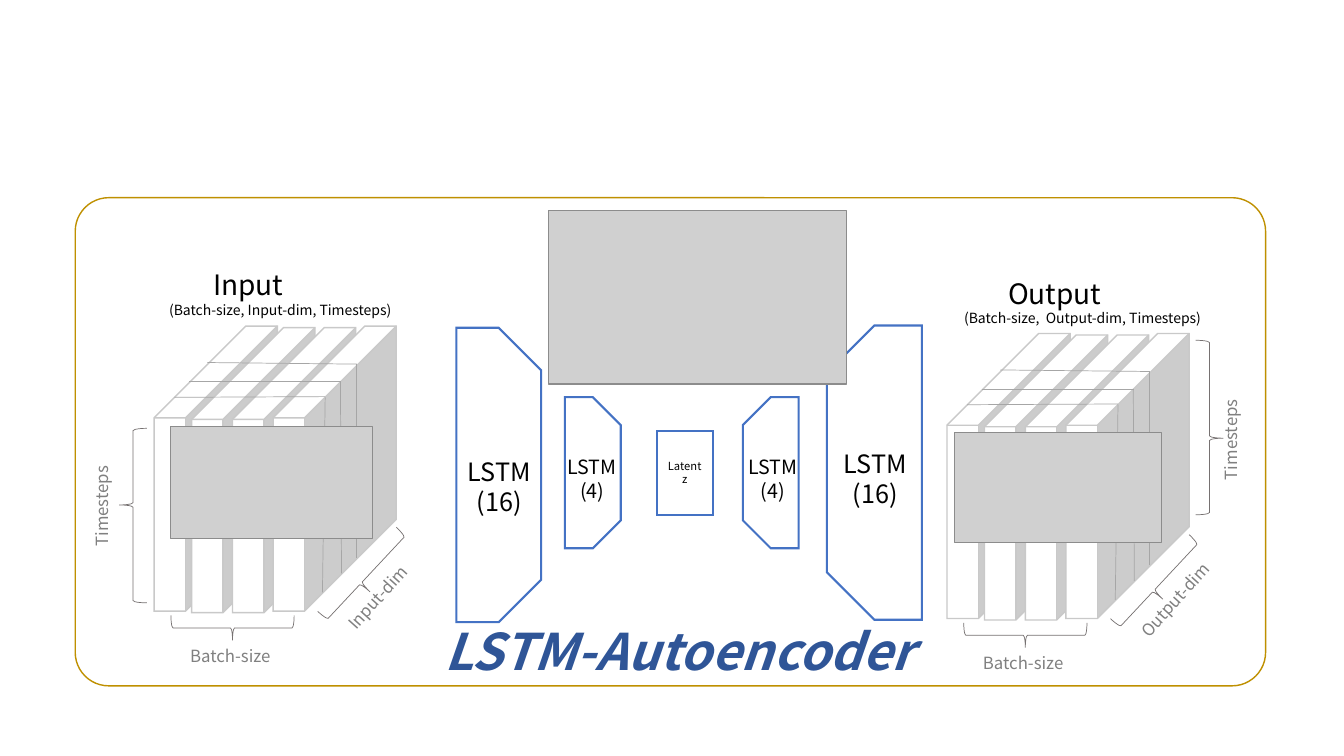
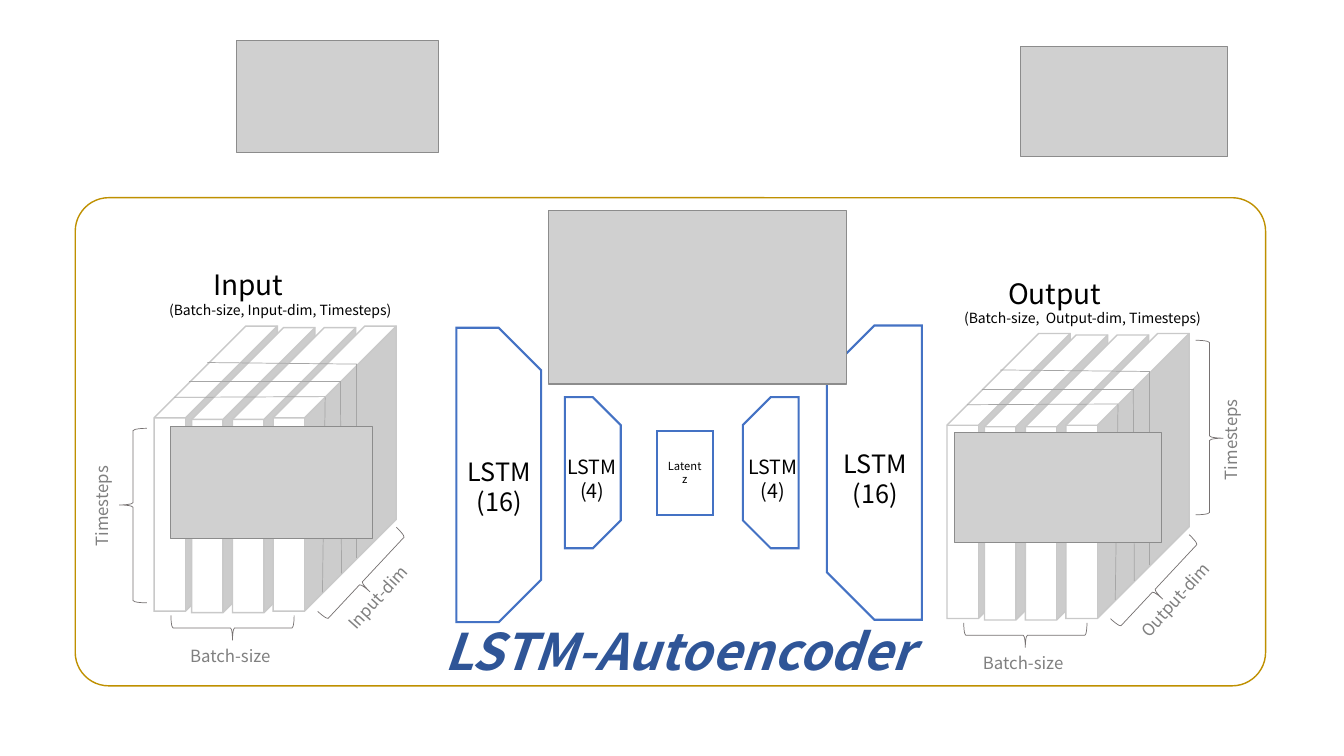
Before and after one commit to seohyunjun/data_academy, a slide deck: slide 1 of data_academy_vibration_model_des.pptx. Drawn at 1344x756 pixels with LibreOffice and Linux fonts; fonts in the diff are those of the drawing; grey boxes stand for pictures. Boxes give left, top, right and bottom in pixels: in the first picture for what was removed or moved away, otherwise in the second. Text is boxed around its words. In the diff, an @@ line names an element or a change of style, - is before the commit and + after.

Commit message:
ppt up

```diff
--- a/data_academy_vibration_model_des.pptx
+++ b/data_academy_vibration_model_des.pptx
@@ picture added at bbox=[237, 40, 440, 152] @@
@@ picture added at bbox=[1021, 46, 1228, 156] @@
```
Also in this commit, not shown: 1 other file.
